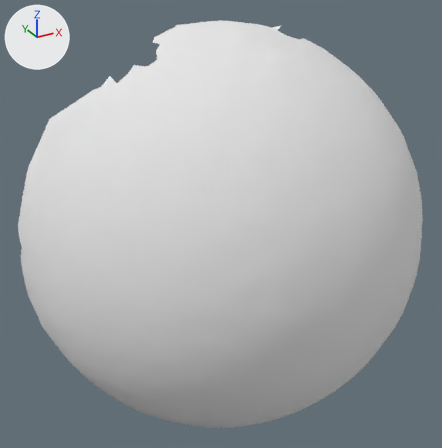
Renders of the OBJ model res/pendulum_horizontal/Pendulum_horizontal.000006.obj from each side of a commit.
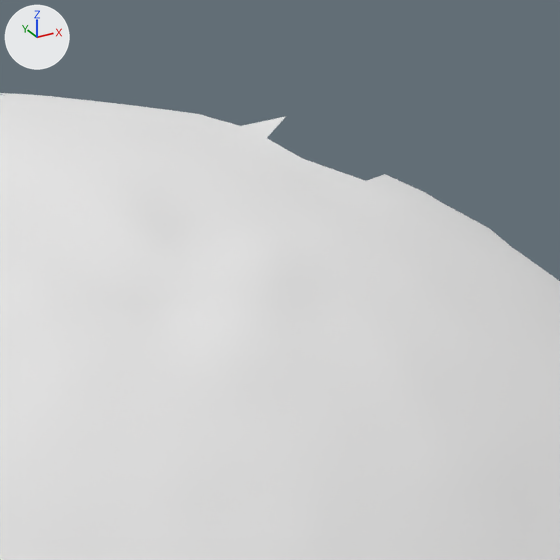
The first picture shows the older version from a camera (50 mm lens) standing at (-338.7, -0.9, 229.7) and looking at (-154.1, 334.7, 61.9). The close-ups show both versions on the part from 49% to 77% of the width and 0% to 27% of the height of that picture. The lights are fixed; the arrows at upper left show +X, +Y and +Z. Where no turn or scale is listed for an object, it has been applied to the vertices.

Objects in the first close-up: 'Pendulum_horizontal.000006'.
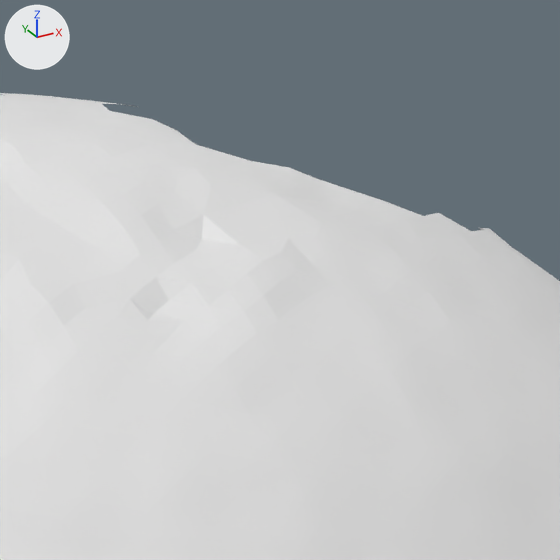
Pixel boxes [x1, y1, x2, y2] of what changed, in the close-ups (560 x 560 px):
part 1 of me_pendulum_horizontal_000006, deleted
    before: [103, 104, 488, 231]

Diff of the bpy script that builds the scene:
```diff
--- a/res/pendulum_horizontal/Pendulum_horizontal.000006.obj.py
+++ b/res/pendulum_horizontal/Pendulum_horizontal.000006.obj.py
@@ me_pendulum_horizontal_000006 @@
 # used by ob_pendulum_horizontal_000006; location = (0.0, 0.0, 0.0)
-me_pendulum_horizontal_000006.from_pydata(...)  # 4884 vertices, 9676 faces; spans x -280.0..-8.0, y 231.0..408.0, z -103.0..189.0
-me_pendulum_horizontal_000006.materials.append(mat_pendulum_horizontal_000006)  # white #e7e7e7
+me_pendulum_horizontal_000006.from_pydata(...)  # 4861 vertices, 9622 faces; spans x -280.0..-8.0, y 231.0..408.0, z -103.0..189.0
+# me_pendulum_horizontal_000006 part 1
+# 23 vertices are removed from x -113.0..-67.0, y 337.0..371.0, z 172.0..187.0
+# 54 faces are deleted
```
